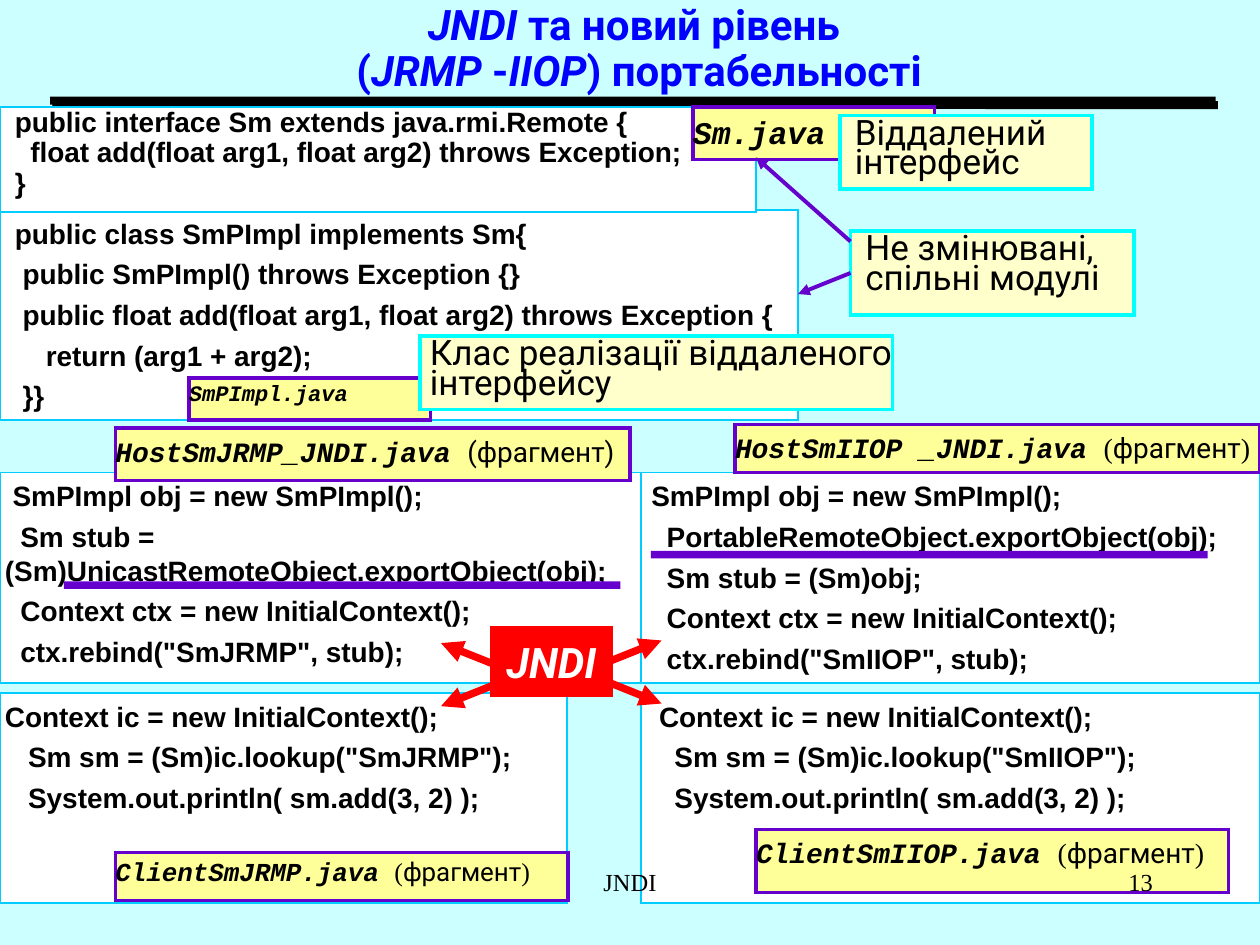
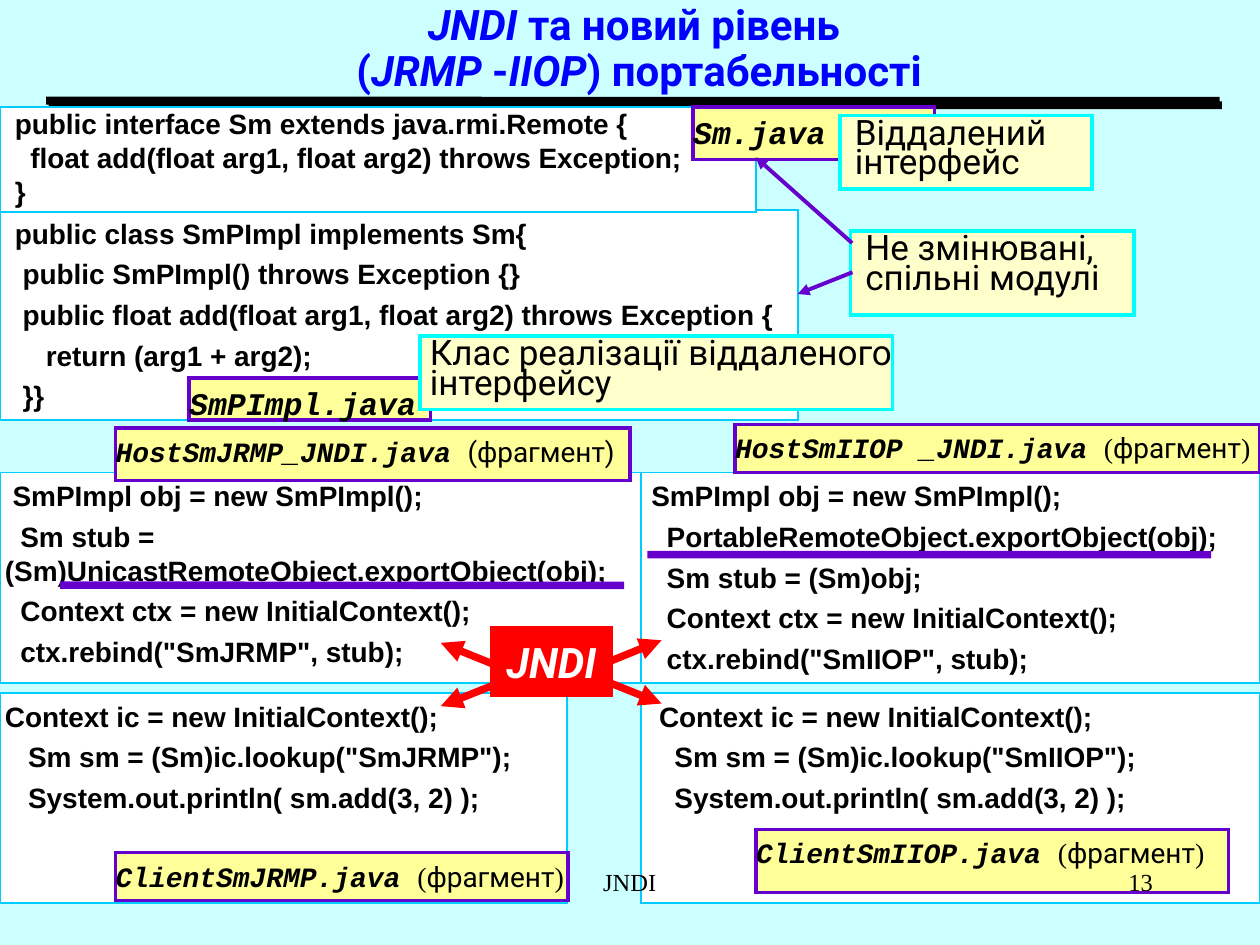
Before and after one commit to magistrs2016/magistrs2016.github.io, a slide deck: slide 13 of it/it_demo05/W33_JNDI_(16)2008.ppt. Drawn at 1260x945 pixels with LibreOffice and Linux fonts; fonts in the diff are those of the drawing. Boxes give left, top, right and bottom in pixels: in the first picture for what was removed or moved away, otherwise in the second. Text is boxed around its words. In the diff, an @@ line names an element or a change of style, - is before the commit and + after.

```diff
--- a/it/it_demo05/W33_JNDI_(16)2008.ppt
+++ b/it/it_demo05/W33_JNDI_(16)2008.ppt
@@ rectangle "public interface Sm extends java.rmi.Remote ..." at box(0, 107, 756, 212): line spacing 0.7 to 0.8 @@
@@ rectangle "SmPImpl.java" at box(189, 378, 431, 420): size 12.6 to 18 pt; indent changed; line spacing 0.8 to 1 @@
@@ rectangle "HostSmJRMP_JNDI.java (фрагмент)" at box(116, 428, 630, 481): indent changed @@
@@ rectangle "ClientSmJRMP.java (фрагмент)" at box(116, 853, 568, 901): size 14.8 to 16 pt; indent changed; line spacing 0.9 to 1 @@
```
Also in this commit, not shown: 6 other slides changed, 9 other files.
